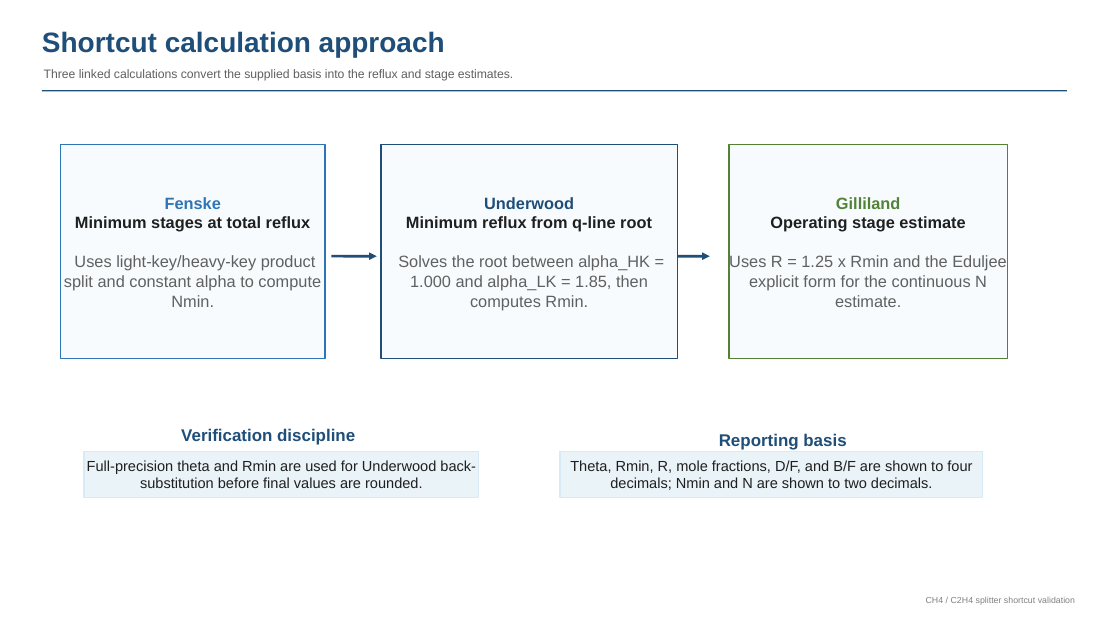
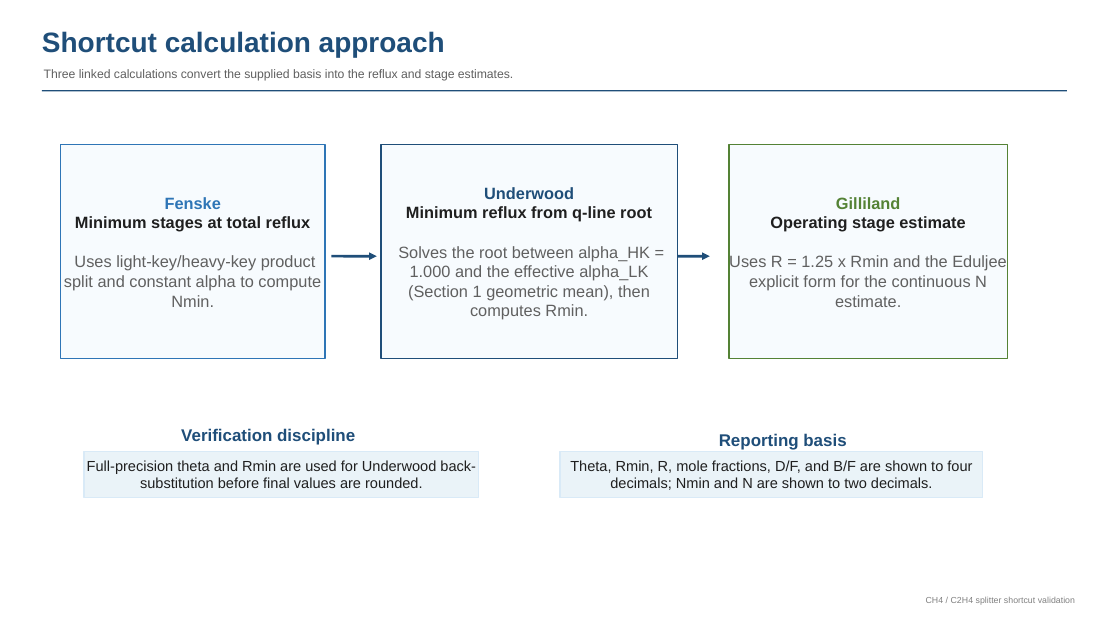
Before and after one commit to chinmayy13/rangutan_encyclopedia, a slide deck: slide 2 of task_4/gtf_files/CH4_C2H4_FUG_Key_Results.pptx. Drawn at 1120x630 pixels with LibreOffice and Linux fonts; fonts in the diff are those of the drawing. Boxes give left, top, right and bottom in pixels: in the first picture for what was removed or moved away, otherwise in the second. Text is boxed around its words. In the diff, an @@ line names an element or a change of style, - is before the commit and + after.

```diff
--- a/task_4/gtf_files/CH4_C2H4_FUG_Key_Results.pptx
+++ b/task_4/gtf_files/CH4_C2H4_FUG_Key_Results.pptx
@@ text in rectangle at (398,246,650,320): text changed @@
-Solves the root between alpha_HK = 1.000 and alpha_LK = 1.85, then computes Rmin.
+Solves the root between alpha_HK = 1.000 and the effective alpha_LK (Section 1 geometric mean), then computes Rmin.
```
Also in this commit, not shown: 2 other slides changed, 6 other files.
